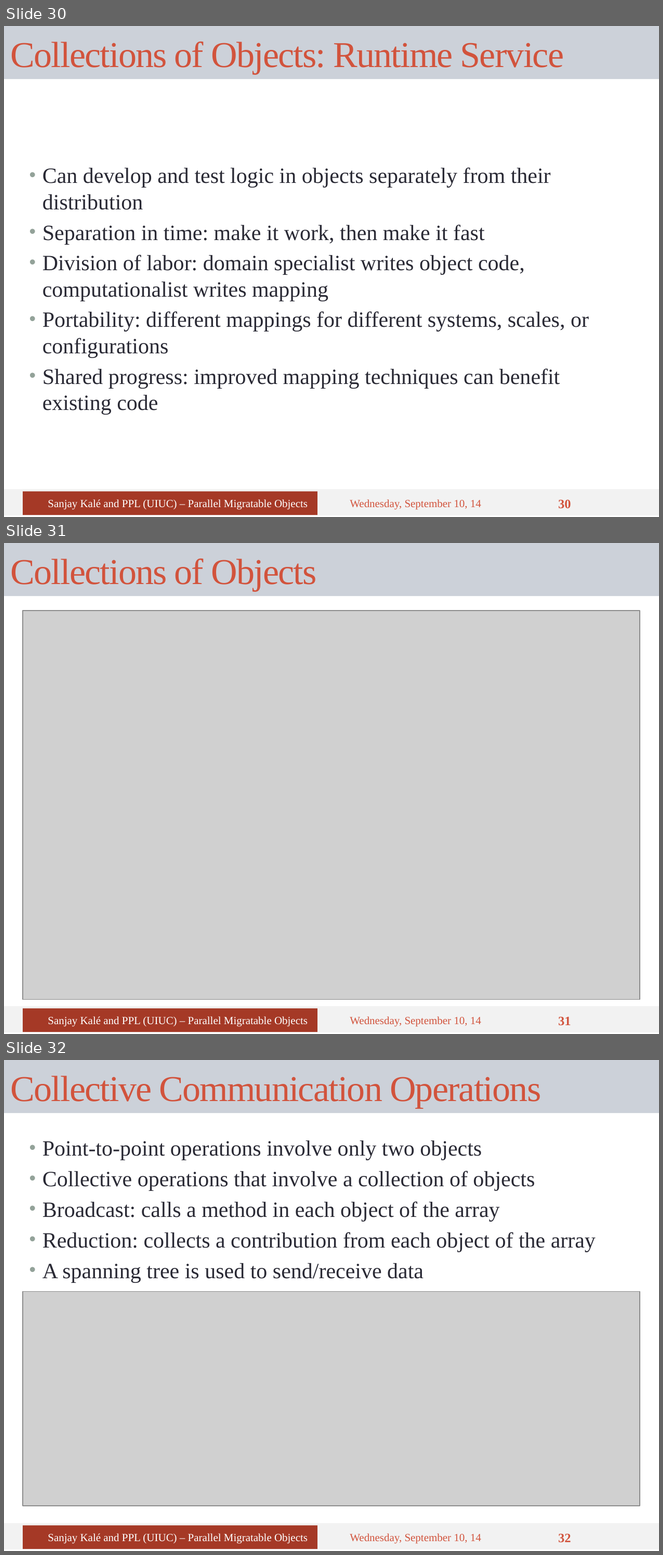
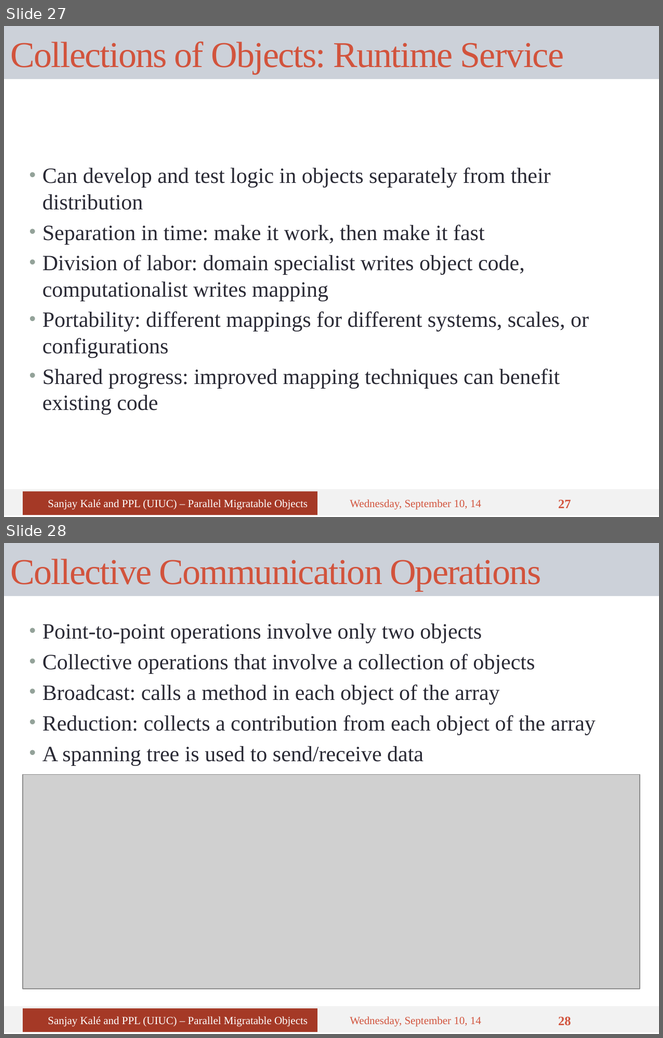
Before and after one commit to UIUC-PPL/charm_tutorial, a slide deck: tutorial-04-charm_basics.pptx. Shown one above the other, each under a label of ours: slides 30, 31 and 32 before the commit, slides 27 and 28 after it. The pictures are 663x1555 and 663x1038 pixels, drawn with LibreOffice and Linux fonts; fonts in the diff are those of the drawing; grey boxes stand for pictures. Boxes give left, top, right and bottom in pixels: in the first picture for what was removed or moved away, otherwise in the second. Text is boxed around its words. In the diff, an @@ line names an element or a change of style, - is before the commit and + after.

```diff
--- a/tutorial-04-charm_basics.pptx
+++ b/tutorial-04-charm_basics.pptx
@@ slide 31 removed at [4, 543, 659, 1034], background #FFFFFF; not listed: 1 template element that a slide beside it also shows @@
@@ title removed at [4, 543, 659, 596] @@
-Collections of Objects
@@ picture removed at [23, 611, 640, 1000] @@
@@ rectangle removed at [23, 1009, 318, 1032] @@
-Sanjay Kalé and PPL (UIUC) – Parallel Migratable Objects
@@ text removed at [350, 1017, 481, 1027] @@
-Wednesday, September 10, 14
@@ page number removed at [558, 1017, 571, 1026] @@
-31
@@ what was slide 30 is now slide 27 @@
@@ page number at [558, 500, 571, 509]: text changed @@
-30
+27
@@ what was slide 32 is now slide 28 @@
@@ page number at [558, 1017, 571, 1026]: text changed @@
-32
+28
```
Also in this commit, not shown: 3 slides changed, 3 other slides removed, 10 other files.
